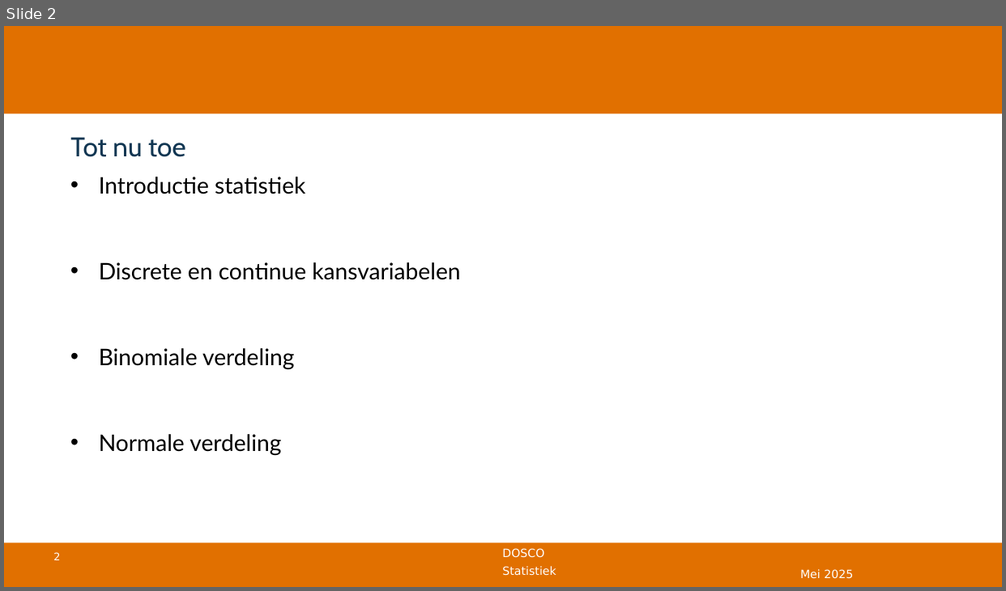
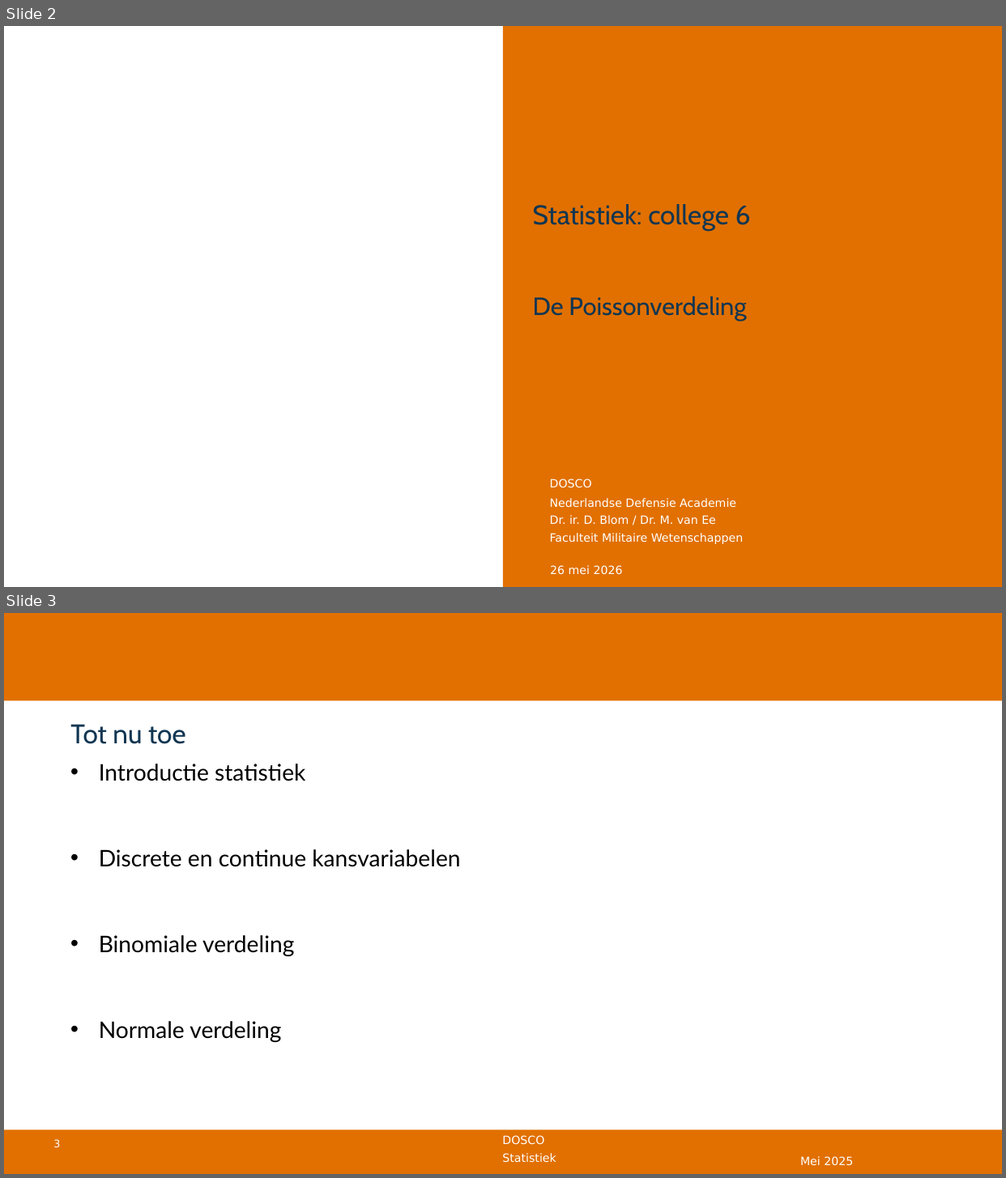
Before and after one commit to DBlom96/Statistiek, a slide deck: Slides/2025-2026/Slides/Statistiek 2024-2025 -- college 6a -- Poissonverdeling.pptx. Shown one above the other, each under a label of ours: slide 2 before the commit, slides 2 and 3 after it. The pictures are 1006x591 and 1006x1178 pixels, drawn with LibreOffice and Linux fonts; fonts in the diff are those of the drawing; background and template pictures are left out. Boxes give left, top, right and bottom in pixels: in the first picture for what was removed or moved away, otherwise in the second. Text is boxed around its words. In the diff, an @@ line names an element or a change of style, - is before the commit and + after.

```diff
--- a/Slides/2025-2026/Slides/Statistiek 2024-2025 -- college 6a -- Poissonverdeling.pptx
+++ b/Slides/2025-2026/Slides/Statistiek 2024-2025 -- college 6a -- Poissonverdeling.pptx
@@ slide 2 added at (4,26,1002,587), background #FFFFFF @@
@@ rectangle added at (503,26,1002,587), fill #E17000 @@
@@ title added at (533,204,751,231), 26 pt, text #113652 @@
+Statistiek: college 6
@@ text added at (533,297,746,321), 24 pt, text #113652 @@
+De Poissonverdeling
@@ text added at (550,479,592,489), 11 pt, text #FFFFFF @@
+DOSCO
@@ text added at (550,498,736,508), 11 pt, text #FFFFFF @@
+Nederlandse Defensie Academie
@@ text added at (550,515,716,525), 11 pt, text #FFFFFF @@
+Dr. ir. D. Blom / Dr. M. van Ee
@@ text added at (550,533,743,544), 11 pt, text #FFFFFF @@
+Faculteit Militaire Wetenschappen
@@ text added at (550,565,623,575), 11 pt, text #FFFFFF @@
+26 mei 2026
@@ what was slide 2 is now slide 3 @@
@@ page number at (53,1139,60,1148): text changed @@
-2
+3
```
Also in this commit, not shown: 4 slides changed, 21 other files.
